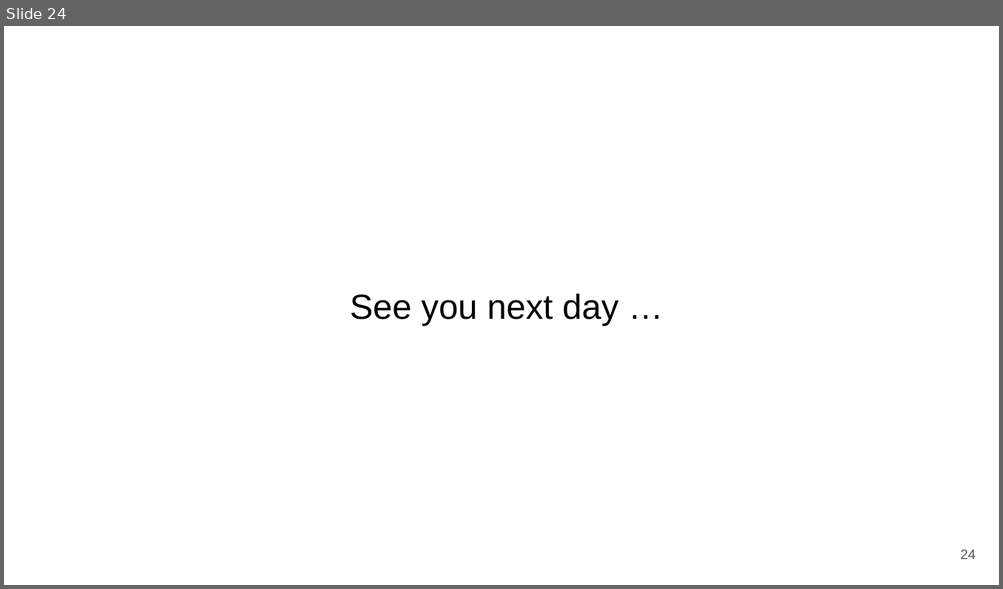
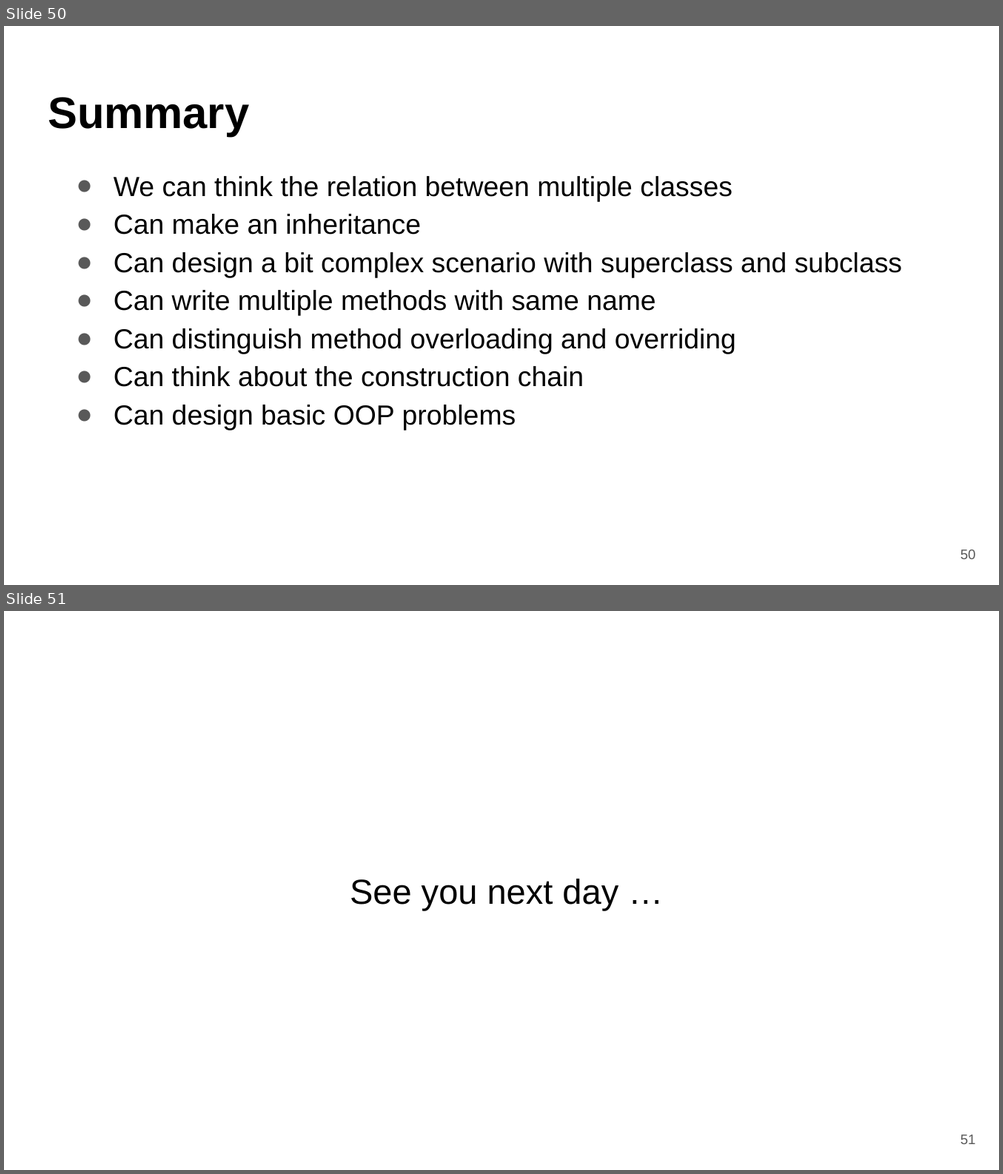
Before and after one commit to saeedsiddik/OOP_2025, a slide deck: Object Oriented Thoughts.pptx. Shown one above the other, each under a label of ours: slide 24 before the commit, slides 50 and 51 after it. The pictures are 1003x589 and 1003x1174 pixels, drawn with LibreOffice and Linux fonts; fonts in the diff are those of the drawing. Boxes give left, top, right and bottom in pixels: in the first picture for what was removed or moved away, otherwise in the second. Text is boxed around its words. In the diff, an @@ line names an element or a change of style, - is before the commit and + after.

Commit message:
Added method overloading, construction chaining, and others

```diff
--- a/Object Oriented Thoughts.pptx
+++ b/Object Oriented Thoughts.pptx
@@ slide 50 added at [4,26,999,585], background #FFFFFF @@
@@ title added at [48,97,249,137], 32 pt, text #000000, bold @@
+Summary
@@ text added at [114,176,902,431], 20 pt, text #000000 @@
+● We can think the relation between multiple classes
+● Can make an inheritance
+● Can design a bit complex scenario with superclass and subclass
+● Can write multiple methods with same name
+● Can distinguish method overloading and overriding
+● Can think about the construction chain
+● Can design basic OOP problems
@@ page number added at [960,550,976,560], 10 pt, text #595959 @@
+50
@@ what was slide 24 is now slide 51 @@
@@ page number at [960,1135,976,1145]: text changed @@
-24
+51
```
Also in this commit, not shown: 4 slides changed, 29 other slides added, 3 slides removed.
